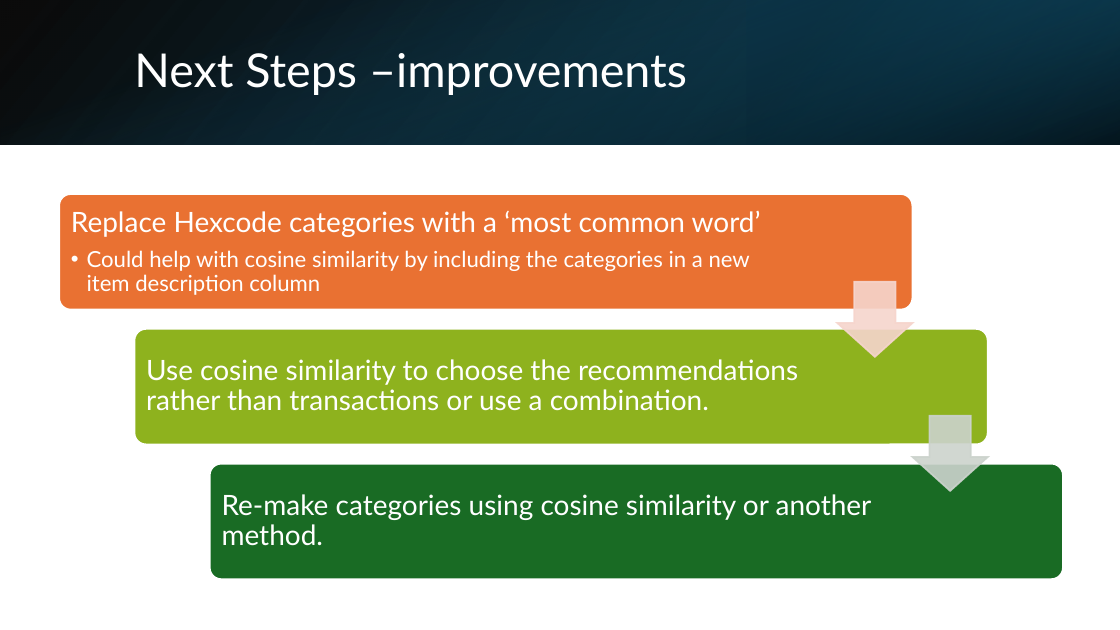
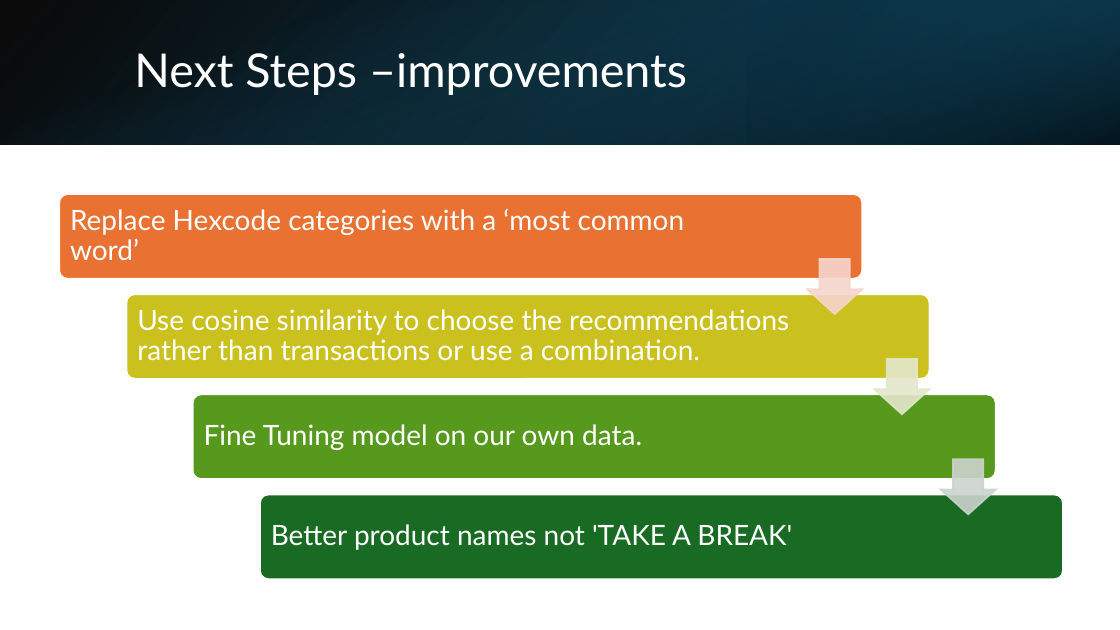
Before and after one commit to lrcode97/item_recommendations_retail, a slide deck: slide 13 of presentation.pptx (slide 12 before the commit). Drawn at 1120x630 pixels with LibreOffice and Linux fonts; fonts in the diff are those of the drawing. Boxes give left, top, right and bottom in pixels: in the first picture for what was removed or moved away, otherwise in the second. Text is boxed around its words. In the diff, an @@ line names an element or a change of style, - is before the commit and + after.

```diff
--- a/presentation.pptx
+++ b/presentation.pptx
@@ rounded rectangle: place and size @@
-rounded rectangle at bbox=[59, 194, 912, 310]
+rounded rectangle at bbox=[59, 194, 862, 279]
@@ text at bbox=[87, 250, 750, 295]: paragraph removed @@
-  • Could help with cosine similarity by including the categories in a new item description column
@@ down arrow: place and size @@
-down arrow at bbox=[838, 281, 912, 356]
+down arrow at bbox=[807, 259, 863, 314]
@@ text "Use cosine similarity to choose ...": place and size @@
-text "Use cosine similarity to choose ..." at bbox=[146, 359, 798, 411]
+text "Use cosine similarity to choose ..." at bbox=[137, 309, 789, 361]
@@ group added at bbox=[127, 294, 930, 550]: 2 texts, 1 rounded rectangle, 1 down arrow @@
+Fine Tuning model on our own data.
+Better product names not 'TAKE A BREAK'
@@ rounded rectangle: place and size @@
-rounded rectangle at bbox=[134, 329, 988, 445]
+rounded rectangle at bbox=[192, 394, 996, 479]
@@ rounded rectangle at bbox=[192, 394, 996, 479]: fill #8EB21E to #56991D @@
@@ down arrow: place and size @@
-down arrow at bbox=[912, 416, 987, 491]
+down arrow at bbox=[941, 460, 996, 515]
@@ text removed at bbox=[222, 494, 872, 546] @@
-Re-make categories using cosine similarity or another method.
@@ rounded rectangle: place and size @@
-rounded rectangle at bbox=[210, 464, 1064, 580]
+rounded rectangle at bbox=[260, 495, 1063, 580]
```
Also in this commit, not shown: 5 other slides changed, 1 slide added.
